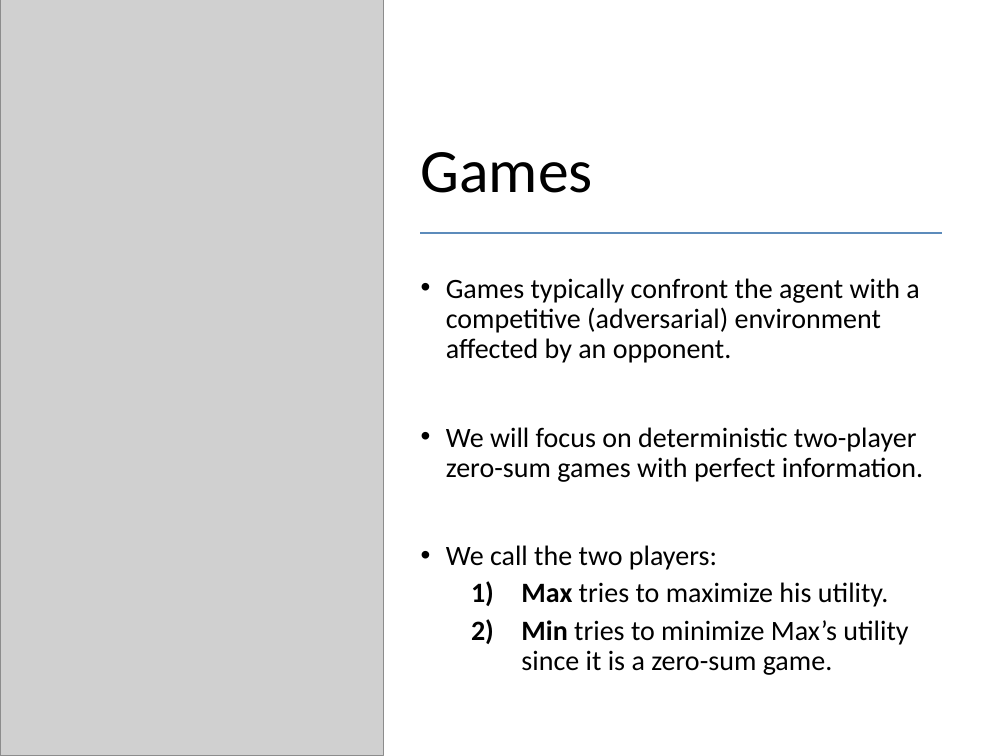
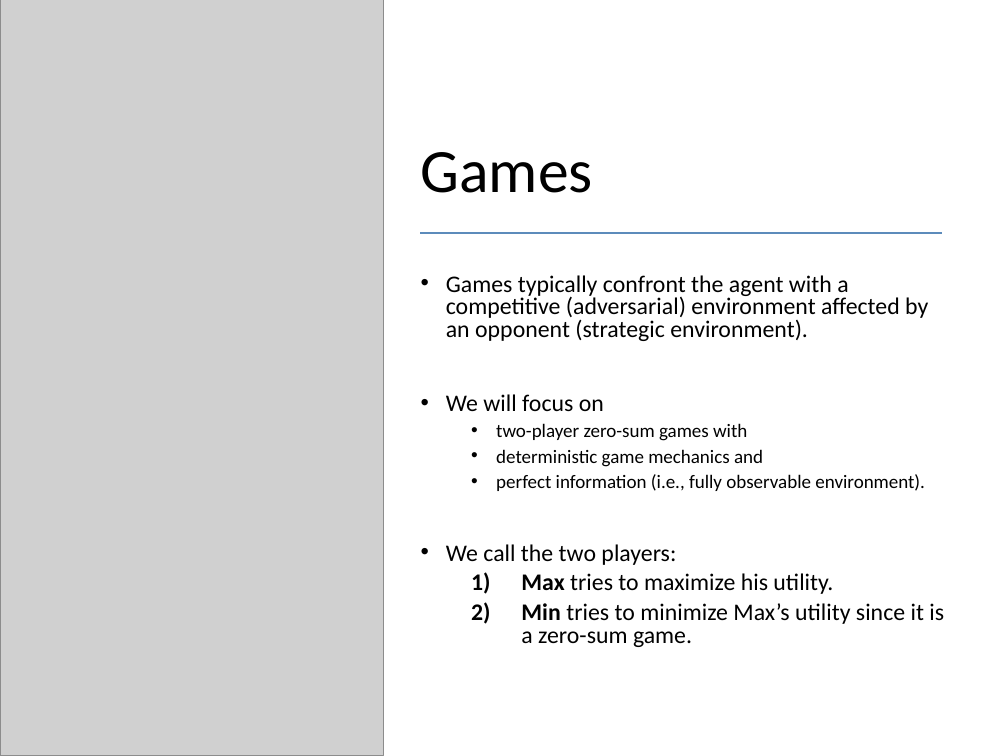
Before and after one commit to mhahsler/CS7320-AI, a slide deck: slide 2 of slides/05_games.pptx. Drawn at 1008x756 pixels with LibreOffice and Linux fonts; fonts in the diff are those of the drawing; grey boxes stand for pictures. Boxes give left, top, right and bottom in pixels: in the first picture for what was removed or moved away, otherwise in the second. Text is boxed around its words. In the diff, an @@ line names an element or a change of style, - is before the commit and + after.

```diff
--- a/slides/05_games.pptx
+++ b/slides/05_games.pptx
@@ text at box(446, 275, 928, 491): text changed; size 20 to 17 pt @@
-• Games typically confront the agent with a competitive (adversarial) environment affected by an opponent.
-• We will focus on deterministic two-player zero-sum games with perfect information.
+• Games typically confront the agent with a competitive (adversarial) environment affected by an opponent (strategic environment).
+• We will focus on
+  • two-player zero-sum games with
+  • deterministic game mechanics and
+  • perfect information (i.e., fully observable environment).
@@ text at box(446, 544, 944, 647): size 20 to 17 pt in "We call the two players:", "Max tries to maximize his utility.", "Min tries to minimize Max’s utility since ..."; line spacing 0.9 to 0.8 @@
```
Also in this commit, not shown: 2 other slides changed, 1 other file.
